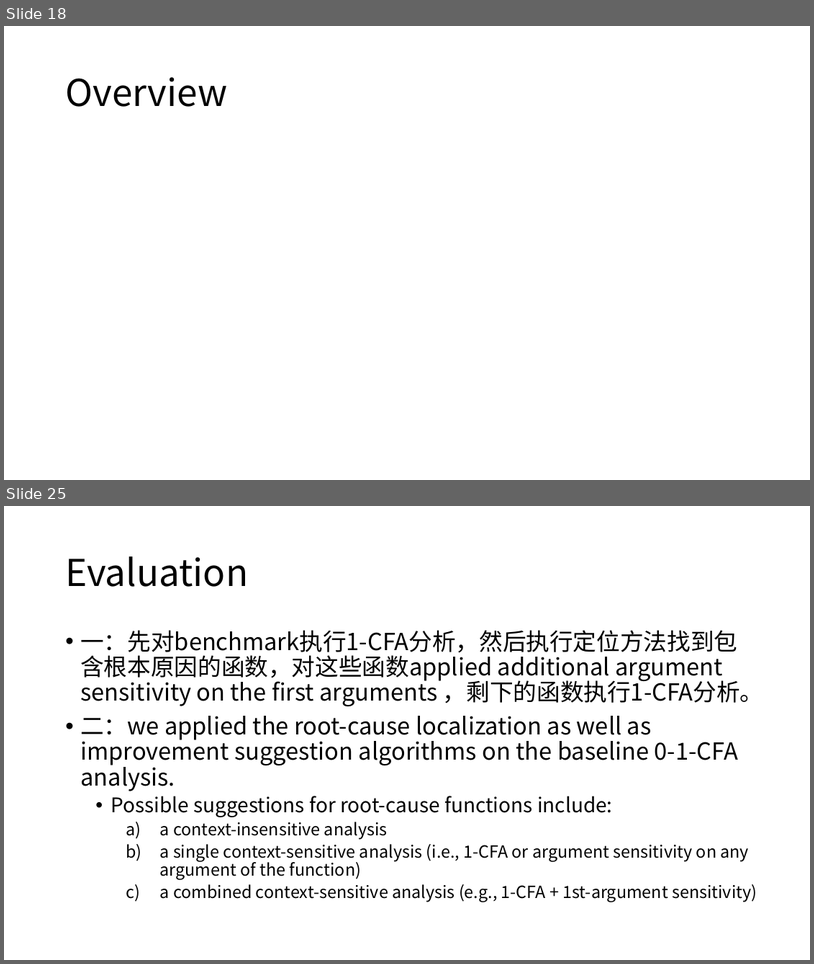
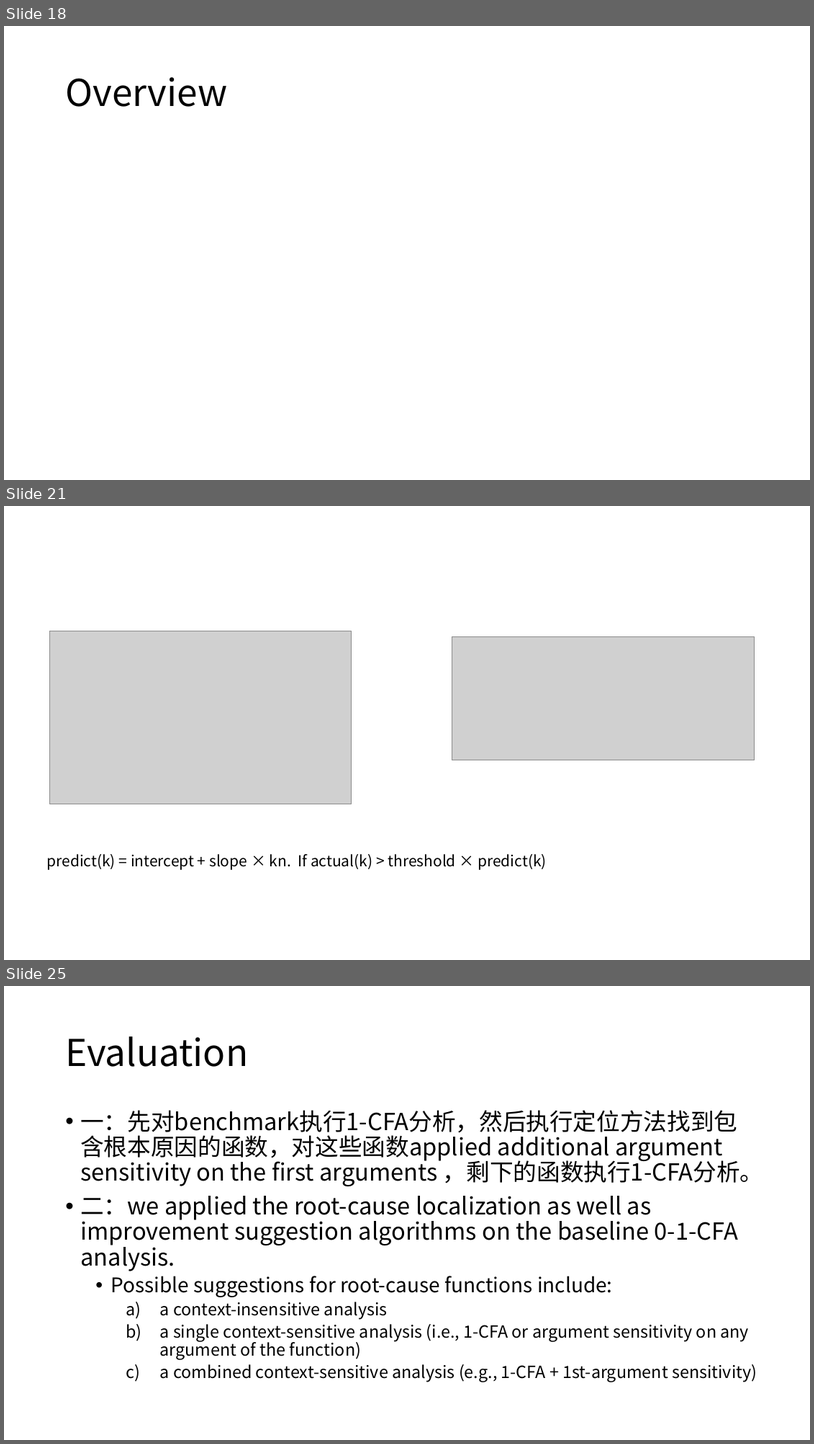
Before and after one commit to suliuzh/papers, a slide deck: 大组会en.pptx. Shown one above the other, each under a label of ours: slides 18 and 25 before the commit, slides 18, 21 and 25 after it; the slides between them are not shown. The pictures are 814x964 and 814x1444 pixels, drawn with LibreOffice and Linux fonts; fonts in the diff are those of the drawing; grey boxes stand for pictures. Boxes give left, top, right and bottom in pixels: in the first picture for what was removed or moved away, otherwise in the second. Text is boxed around its words. In the diff, an @@ line names an element or a change of style, - is before the commit and + after.

```diff
--- a/大组会en.pptx
+++ b/大组会en.pptx
@@ slide 21 added at bbox=[4, 506, 810, 960], background #FFFFFF @@
@@ picture added at bbox=[50, 631, 351, 803] @@
@@ picture added at bbox=[453, 636, 756, 760] @@
@@ text added at bbox=[47, 854, 546, 870], 18 pt, text #000000 @@
+predict(k) = intercept + slope × kn. If actual(k) > threshold × predict(k)
```
Also in this commit, not shown: 12 slides changed, 1 slide removed, 2 other files.
